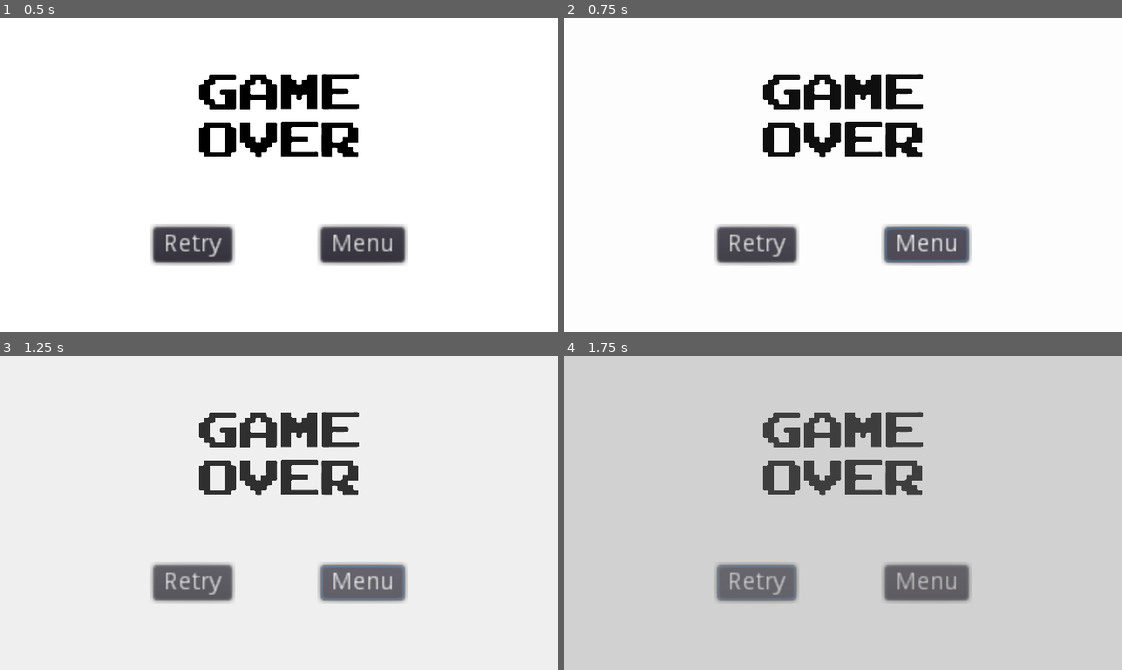
Above: before the commit, frames 1-4 (two rows, left to right).
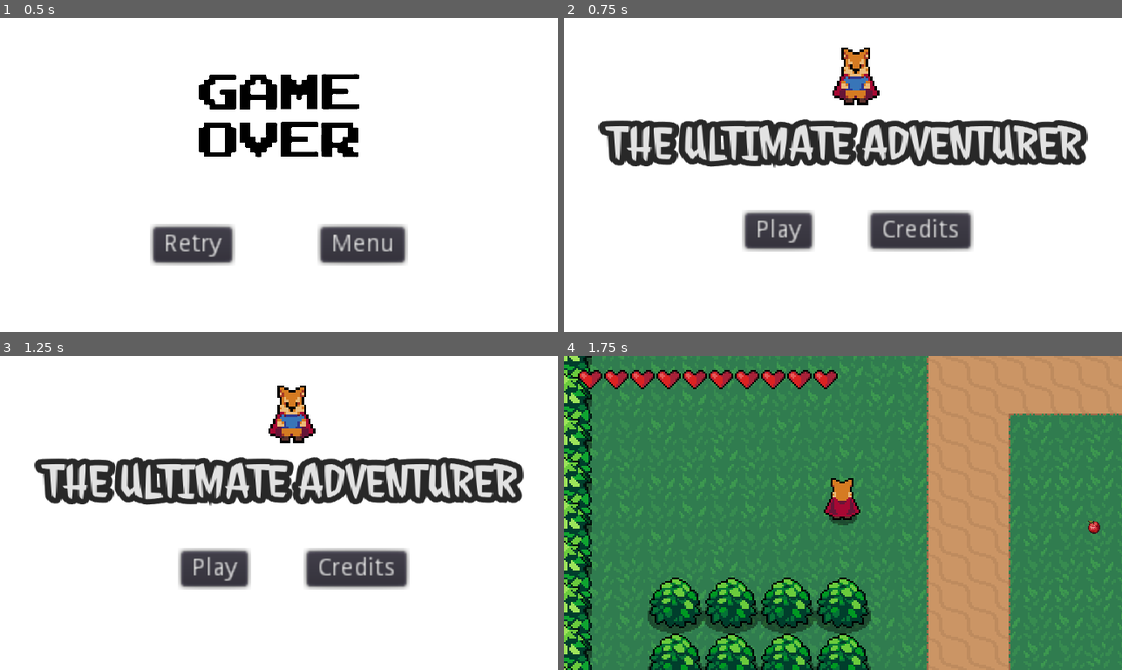
Above: after the commit, the same moments.

Repository: Jonak-Adipta-Kalita/JAK-Ultimate-Adventure-Game
Game: Godot game, scene res://OtherScreens/GameOver.tscn
Same seed, same stepped clock (60 frames per second), same inputs: the game is played once before the commit and once after it. This scene is started directly instead of the project's main scene. Sound files missing from this copy of the repository are replaced by a short silence.
Inputs (mouse positions are in pixels of both pictures, inside the frame that each line leads up to):
- Up to frame 1 (0.5 s): no input
- Up to frame 2 (0.75 s): click "Menu" at 0.5 s
- Up to frame 3 (1.25 s): no input
- Up to frame 4 (1.75 s): click (759, 582) at 1.25 s, where only the run before the commit has a clickable "Retry"

Frame 1 is identical in both runs. In frame 2, 20% of the frame differs, in the area x 6-94%, y 9-79%; in frame 3, 16%; in frame 4, 100%, in the area x 0-100%, y 0-100%.

Commit message:
removed animation from game over and the consumable apple is working?

Diff:
--- a/Consumable/Apple.tscn
+++ b/Consumable/Apple.tscn
@@ -1,7 +1,8 @@
-[gd_scene load_steps=4 format=2]
+[gd_scene load_steps=5 format=2]
 
 [ext_resource path="res://Consumable/Consumable.tscn" type="PackedScene" id=1]
 [ext_resource path="res://Music and Sounds/Eating.wav" type="AudioStream" id=2]
+[ext_resource path="res://Consumable/Apple.png" type="Texture" id=3]
 
 [sub_resource type="CircleShape2D" id=1]
 radius = 13.5
@@ -10,11 +11,12 @@
 heal_points = 3
 
 [node name="Sprite" parent="." index="0"]
-scale = Vector2( 0.5, 0.5 )
+scale = Vector2( 0.25, 0.25 )
+texture = ExtResource( 3 )
 
 [node name="CollisionShape2D" parent="." index="1"]
-position = Vector2( 0.25, 0.7 )
-scale = Vector2( 0.5, 0.5 )
+position = Vector2( 0.15, 0.4 )
+scale = Vector2( 0.25, 0.25 )
 shape = SubResource( 1 )
 
 [node name="AudioStreamPlayer2D" parent="." index="2"]
--- a/Consumable/Consumable.gd
+++ b/Consumable/Consumable.gd
@@ -6,11 +6,9 @@
 
 func _on_Consumable_body_entered(_body):
 	if not PlayerStats.health == PlayerStats.max_health:
-		PlayerStats.health += heal_points
-		if !audioStreamPlayer.is_playing():
-			audioStreamPlayer.play()
-			print("playing")
-		print("played")
+		PlayerStats.health = min(PlayerStats.health + heal_points, PlayerStats.max_health)
+		audioStreamPlayer.play()
+		visible = false
 
 func _on_AudioStreamPlayer2D_finished():
 	queue_free()
--- a/Consumable/Consumable.tscn
+++ b/Consumable/Consumable.tscn
@@ -1,6 +1,5 @@
-[gd_scene load_steps=3 format=2]
+[gd_scene load_steps=2 format=2]
 
-[ext_resource path="res://Consumable/Apple.png" type="Texture" id=1]
 [ext_resource path="res://Consumable/Consumable.gd" type="Script" id=2]
 
 [node name="Consumable" type="Area2D"]
@@ -9,7 +8,6 @@
 script = ExtResource( 2 )
 
 [node name="Sprite" type="Sprite" parent="."]
-texture = ExtResource( 1 )
 
 [node name="CollisionShape2D" type="CollisionShape2D" parent="."]
 
--- a/MainScreens/GreenHaven.tscn
+++ b/MainScreens/GreenHaven.tscn
@@ -50,6 +50,9 @@
 [node name="Apple" parent="YSort/Consumable" instance=ExtResource( 11 )]
 position = Vector2( 304, 96 )
 
+[node name="Apple2" parent="YSort/Consumable" instance=ExtResource( 11 )]
+position = Vector2( 328, 96 )
+
 [node name="Grasses" type="YSort" parent="YSort"]
 
 [node name="Grass" parent="YSort/Grasses" instance=ExtResource( 8 )]
--- a/OtherScreens/GameOver.gd
+++ b/OtherScreens/GameOver.gd
@@ -1,22 +1,7 @@
 extends Node2D
 
-var change_scene_to = ""
-
-onready var animationPlayer = $AnimationPlayer
-onready var timer = $Timer
-
-func start_timer():
-	timer.start(2.8)
-
 func _on_ReadyButton_pressed():
-	animationPlayer.play("FadeIn")
-	change_scene_to = "res://MainScreens/Map.tscn"
-	start_timer()
+	var _change_scene_error = get_tree().change_scene("res://MainScreens/Map.tscn")
 
 func _on_MenuButton_pressed():
-	animationPlayer.play("FadeIn")
-	change_scene_to = "res://OtherScreens/Menu.tscn"
-	start_timer()
-
-func _on_Timer_timeout():
-	var _change_scene_error = get_tree().change_scene(change_scene_to)
+	var _change_scene_error = get_tree().change_scene("res://OtherScreens/Menu.tscn")
--- a/OtherScreens/GameOver.tscn
+++ b/OtherScreens/GameOver.tscn
@@ -1,76 +1,7 @@
-[gd_scene load_steps=5 format=2]
+[gd_scene load_steps=3 format=2]
 
 [ext_resource path="res://OtherScreens/GameOver.png" type="Texture" id=1]
 [ext_resource path="res://OtherScreens/GameOver.gd" type="Script" id=2]
-
-[sub_resource type="Animation" id=1]
-resource_name = "FadeIn"
-length = 3.0
-tracks/0/type = "value"
-tracks/0/path = NodePath("Cover:color")
-tracks/0/interp = 1
-tracks/0/loop_wrap = true
-tracks/0/imported = false
-tracks/0/enabled = true
-tracks/0/keys = {
-"times": PoolRealArray( 0, 2.8 ),
-"transitions": PoolRealArray( 1, 1 ),
-"update": 0,
-"values": [ Color( 1, 1, 1, 0 ), Color( 0, 0, 0, 1 ) ]
-}
-tracks/1/type = "value"
-tracks/1/path = NodePath("Cover:visible")
-tracks/1/interp = 1
-tracks/1/loop_wrap = true
-tracks/1/imported = false
-tracks/1/enabled = true
-tracks/1/keys = {
-"times": PoolRealArray( 0, 3 ),
-"transitions": PoolRealArray( 1, 1 ),
-"update": 1,
-"values": [ true, false ]
-}
-tracks/2/type = "method"
-tracks/2/path = NodePath(".")
-tracks/2/interp = 1
-tracks/2/loop_wrap = true
-tracks/2/imported = false
-tracks/2/enabled = true
-tracks/2/keys = {
-"times": PoolRealArray( 3 ),
-"transitions": PoolRealArray( 1 ),
-"values": [ {
-"args": [  ],
-"method": "fuck"
-} ]
-}
-
-[sub_resource type="Animation" id=2]
-length = 0.001
-tracks/0/type = "value"
-tracks/0/path = NodePath("Cover:color")
-tracks/0/interp = 1
-tracks/0/loop_wrap = true
-tracks/0/imported = false
-tracks/0/enabled = true
-tracks/0/keys = {
-"times": PoolRealArray( 0 ),
-"transitions": PoolRealArray( 1 ),
-"update": 0,
-"values": [ Color( 1, 1, 1, 0 ) ]
-}
-tracks/1/type = "value"
-tracks/1/path = NodePath("Cover:visible")
-tracks/1/interp = 1
-tracks/1/loop_wrap = true
-tracks/1/imported = false
-tracks/1/enabled = true
-tracks/1/keys = {
-"times": PoolRealArray( 0 ),
-"transitions": PoolRealArray( 1 ),
-"update": 0,
-"values": [ false ]
-}
 
 [node name="GameOver" type="Node2D"]
 script = ExtResource( 2 )
@@ -83,12 +14,6 @@
 position = Vector2( 160, 56 )
 scale = Vector2( 0.114815, 0.107407 )
 texture = ExtResource( 1 )
-
-[node name="Timer" type="Timer" parent="."]
-
-[node name="AnimationPlayer" type="AnimationPlayer" parent="."]
-anims/FadeIn = SubResource( 1 )
-anims/RESET = SubResource( 2 )
 
 [node name="MenuButton" type="Button" parent="."]
 margin_left = 184.0
@@ -104,15 +29,5 @@
 margin_bottom = 140.0
 text = "Retry"
 
-[node name="Cover" type="ColorRect" parent="."]
-visible = false
-margin_left = -8.0
-margin_top = -8.0
-margin_right = 328.0
-margin_bottom = 192.0
-mouse_filter = 2
-color = Color( 1, 1, 1, 0 )
-
-[connection signal="timeout" from="Timer" to="." method="_on_Timer_timeout"]
 [connection signal="pressed" from="MenuButton" to="." method="_on_MenuButton_pressed"]
 [connection signal="pressed" from="ReadyButton" to="." method="_on_ReadyButton_pressed"]
